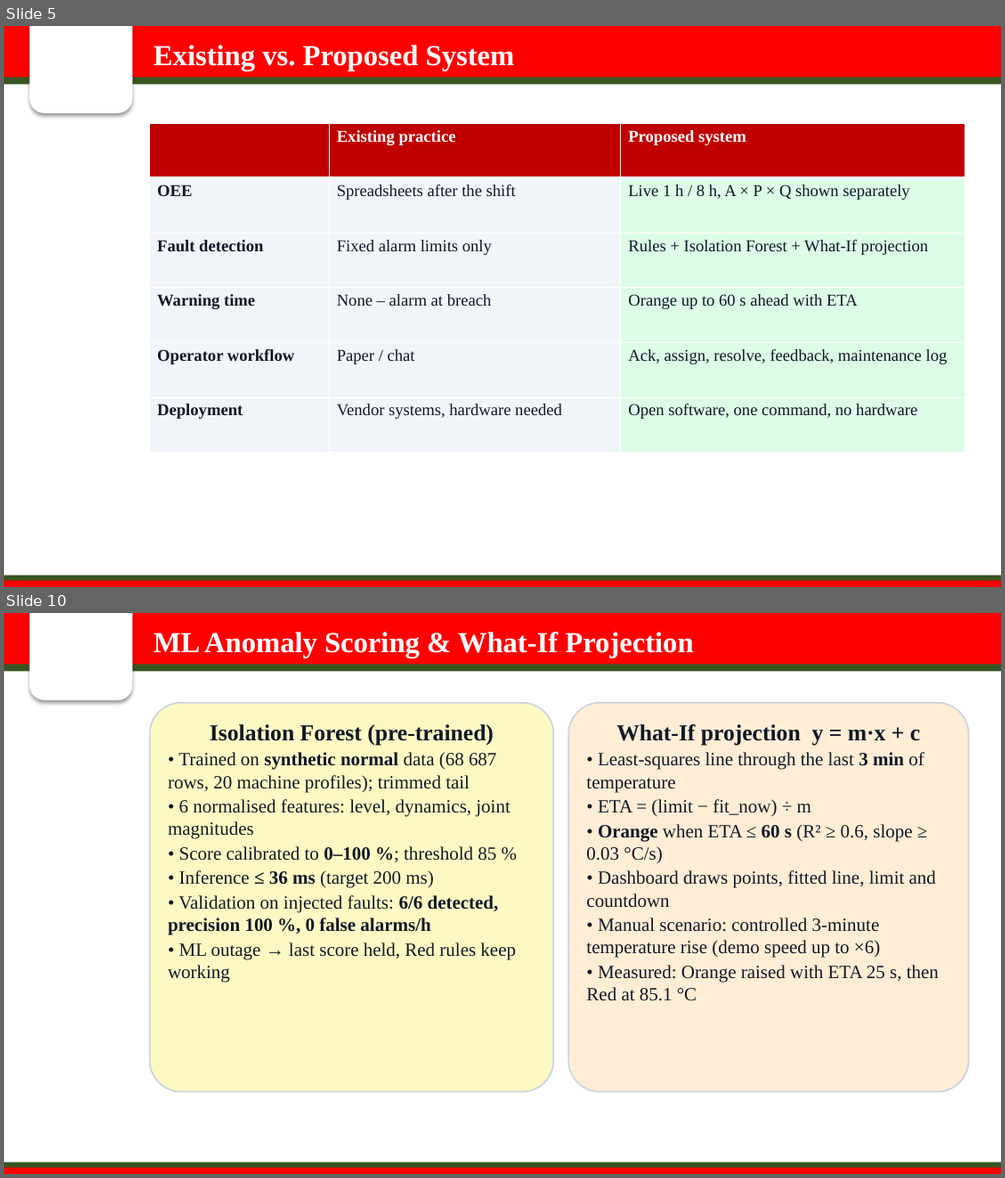
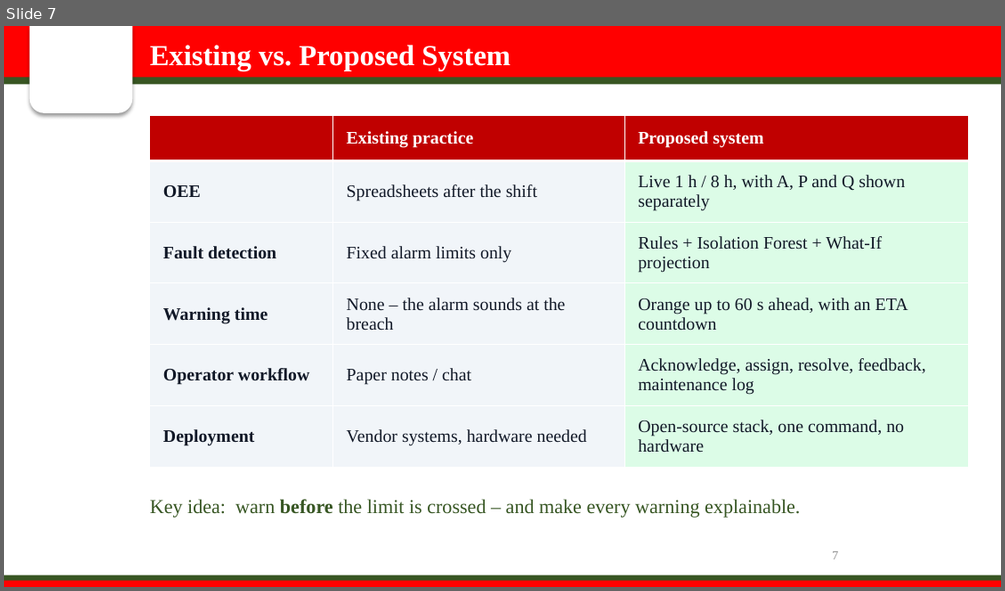
Before and after one commit to sanika-2811/oee-smart-factory, a slide deck: presentation/OEE_Smart_Factory_Presentation.pptx. Shown one above the other, each under a label of ours: slides 5 and 10 before the commit, slide 7 after it; the slides between them are not shown. The pictures are 1005x1178 and 1005x591 pixels, drawn with LibreOffice and Linux fonts; fonts in the diff are those of the drawing; background and template pictures are left out. Boxes give left, top, right and bottom in pixels: in the first picture for what was removed or moved away, otherwise in the second. Text is boxed around its words. In the diff, an @@ line names an element or a change of style, - is before the commit and + after.

```diff
--- a/presentation/OEE_Smart_Factory_Presentation.pptx
+++ b/presentation/OEE_Smart_Factory_Presentation.pptx
@@ slide 10 removed at (4,613,1001,1174), background #FFFFFF; not listed: 5 template elements that a slide beside it also shows @@
@@ text removed at (154,632,693,657) @@
-ML Anomaly Scoring & What-If Projection
@@ rounded rectangle removed at (150,703,554,1092) @@
-Isolation Forest (pre-trained)
-• Trained on synthetic normal data (68 687 rows, 20 machine profiles); trimmed tail
-• 6 normalised features: level, dynamics, joint magnitudes
-• Score calibrated to 0–100 %; threshold 85 %
-• Inference ≤ 36 ms (target 200 ms)
-• Validation on injected faults: 6/6 detected, precision 100 %, 0 false alarms/h
-• ML outage → last score held, Red rules keep working
@@ rounded rectangle removed at (568,703,969,1092) @@
-What-If projection y = m·x + c
-• Least-squares line through the last 3 min of temperature
-• ETA = (limit − fit_now) ÷ m
-• Orange when ETA ≤ 60 s (R² ≥ 0.6, slope ≥ 0.03 °C/s)
-• Dashboard draws points, fitted line, limit and countdown
-• Manual scenario: controlled 3-minute temperature rise (demo speed up to ×6)
-• Measured: Orange raised with ETA 25 s, then Red at 85.1 °C
@@ what was slide 5 is now slide 7 @@
@@ slide 7 changed as well @@
@@ text "Existing vs. Proposed System": place and size @@
-text "Existing vs. Proposed System" at (154,45,515,70)
+text "Existing vs. Proposed System" at (150,45,510,70)
@@ table at (150,116,969,467) @@
-row 2, column 3: Live 1 h / 8 h, A × P × Q shown separately
+row 2, column 3: Live 1 h / 8 h, with A, P and Q shown separately
-row 4, column 2: None – alarm at breach
+row 4, column 2: None – the alarm sounds at the breach
-row 4, column 3: Orange up to 60 s ahead with ETA
+row 4, column 3: Orange up to 60 s ahead, with an ETA countdown
-row 5, column 2: Paper / chat
+row 5, column 2: Paper notes / chat
-row 5, column 3: Ack, assign, resolve, feedback, maintenance log
+row 5, column 3: Acknowledge, assign, resolve, feedback, maintenance log
-row 6, column 3: Open software, one command, no hardware
+row 6, column 3: Open-source stack, one command, no hardware
@@ size 16 to 17 pt in "Existing practice", "Proposed system", "OEE", "Spreadsheets after the shift" and 7 more places @@
@@ table: place and size @@
-table at (150,123,965,452)
+table at (150,116,969,467)
@@ text added at (150,499,800,517), 19 pt, text #375623 @@
+Key idea: warn before the limit is crossed – and make every warning explainable.
@@ page number added at (832,551,838,559), 12 pt, text #8C8C8C @@
+7
```
Also in this commit, not shown: 8 other slides changed, 29 slides added, 6 other slides removed, 5 other files.
